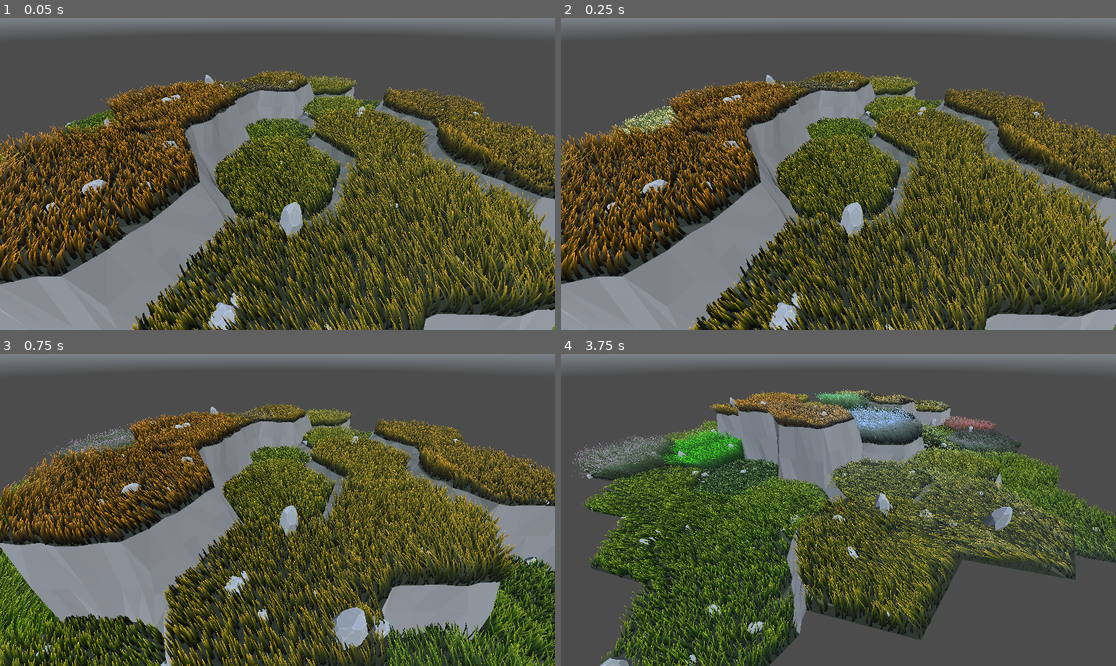
Above: before the commit, frames 1-4 (two rows, left to right).
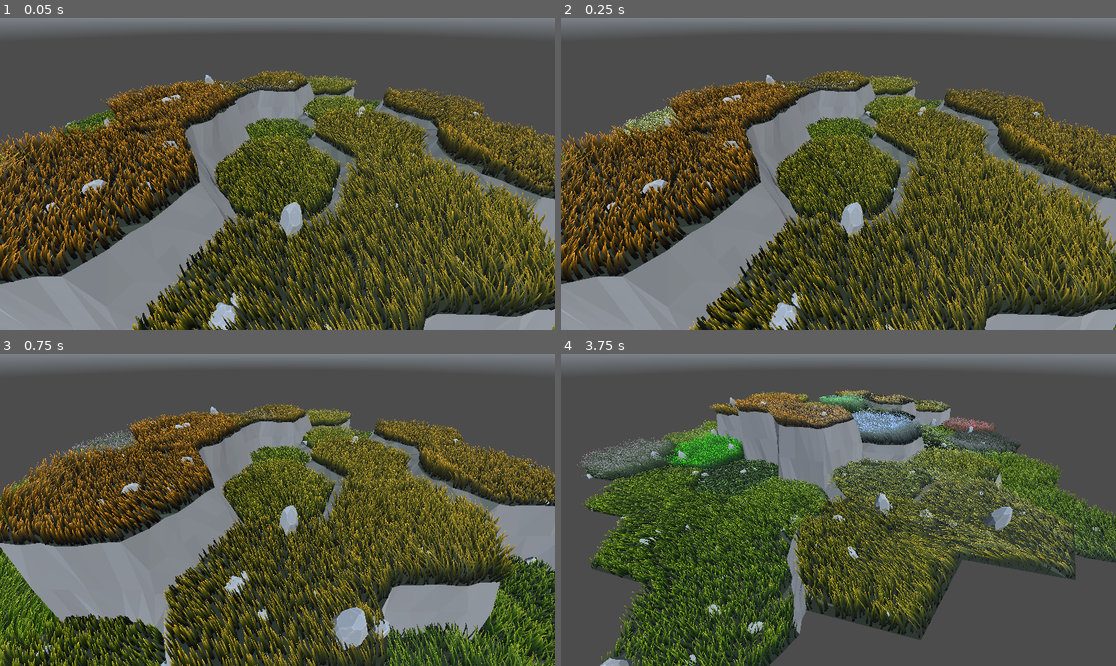
Above: after the commit, the same moments.

Repository: vincentwoelfer/hex
Game: Godot game, scene res://scenes/dev/MapGeneration.tscn
Same seed, same stepped clock (60 frames per second), same inputs: the game is played once before the commit and once after it. A sky picture missing from this copy of the repository is replaced by a grey-blue gradient.
Inputs (mouse positions are in pixels of both pictures, inside the frame that each line leads up to):
- Up to frame 1 (0.05 s): no input
- Up to frame 2 (0.25 s): no input
- Up to frame 3 (0.75 s): move the mouse to (399, 494) at 0.52 s; hold S (move_cam_backward) from 0.53 s (still down)
- Up to frame 4 (3.75 s): move the mouse to (727, 525) at 1.27 s; release S (move_cam_backward) at 1.28 s; tap W (move_cam_forward) at 1.35 s; move the mouse to (894, 441) at 2.02 s; hold A (move_cam_left) 2.03-2.78 s; move the mouse to (810, 572) at 2.77 s; tap D (move_cam_right) at 2.85 s; move the mouse to (1005, 556) at 3.52 s; hold Q (rotate_cam_left) from 3.53 s (still down)

Frame 1 is identical in both runs. In frame 2, 0.4% of the frame differs, in the area x 8-22%, y 28-39%; in frame 3, 0.4%; in frame 4, 3.5%, in the area x 1-84%, y 11-47%.

Commit message:
Add tweening of grass shader variables

Diff:
--- a/src/tile/HexGeometry.gd
+++ b/src/tile/HexGeometry.gd
@@ -57,7 +57,7 @@
 func create_grass_multimesh() -> MultiMesh:
 	var density_1d: int = ceil(HexConst.inner_radius * lerpf(0.0, 20.0, HexConst.grass_density));
 	# Reduce in editor
-	var num_blades_total: int = density_1d * density_1d if not Engine.is_editor_hint() else round(density_1d * density_1d * 0.5)
+	var num_blades_total: int = density_1d * density_1d if not Engine.is_editor_hint() else round(density_1d * density_1d * 0.2)
 
 	var multimesh := MultiMesh.new()
 	multimesh.mesh = GRASS_MESH_HIGH
@@ -73,11 +73,26 @@
 func _process(delta: float) -> void:
 	#pass
 	if randf() < 1.0 / 600:
-		var c: Color = Colors.randColor()
-		grassMultiMesh.set_instance_shader_parameter('tip_color', c)
-		grassMultiMesh.set_instance_shader_parameter('tip_color_dry', c)
-
-		grassMultiMesh.set_instance_shader_parameter('height_mod', randf_range(0.2, 5.0))
+		var color_start: Color = grassMultiMesh.get_instance_shader_parameter('tip_color')
+		var color_end: Color = Colors.randColor()
+
+		var height_start: float = grassMultiMesh.get_instance_shader_parameter('height_mod')
+		var height_end: float = randf_range(0.2, 4.0)
+
+		grassMultiMesh.set_instance_shader_parameter('tip_color', color_end)
+		grassMultiMesh.set_instance_shader_parameter('tip_color_dry', color_end)
+		grassMultiMesh.set_instance_shader_parameter('height_mod', height_end)
+
+		# grassMultiMesh.set_instance_shader_parameter('height_mod', randf_range(0.2, 4.0))
+
+		#get_tree().create_tween().tween_method(set_shader_value.bind("tip_color"), color_start, color_end, 1.5)
+		#get_tree().create_tween().tween_method(set_shader_value.bind("tip_color_dry"), color_start, color_end, 1.5)
+		#get_tree().create_tween().tween_method(set_shader_value.bind("height_mod"), height_start, height_end, 1.5)
+
+
+# tween value automatically gets passed into this function
+func set_shader_value(value: Variant, key: String) -> void:
+	grassMultiMesh.set_instance_shader_parameter(key, value)
 
 
 func generate() -> void:
